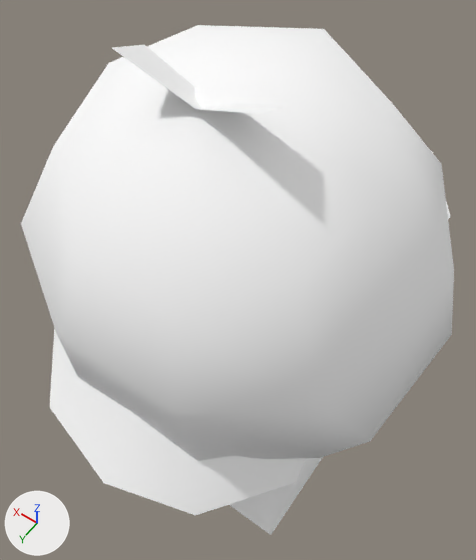
Renders of the glTF model public/3d/item/model__item__room.ofs_2881_0/2881head016_c.gltf from each side of a commit.
The view is the same before and after, from a 50 mm lens placed at (-0.426, 0.631, 1.425), pointed at (0.012, 0.018, 0.461). Every picture has the same lights, and +X, +Y and +Z are marked at lower left. The older version comes first.

The scene before the commit, as lines of its bpy script (objects in view):
```python
mat_c08_hat16 = principled_material('c08_hat16')
mat_c08_hat16.base_color = (1.0, 1.0, 1.0)  # white #ffffff
mat_c08_hat16.roughness = 1.0
mat_mane00_tex = principled_material('mane00_tex')
mat_mane00_tex.base_color = (1.0, 1.0, 1.0)  # white #ffffff
mat_mane00_tex.roughness = 1.0
me_2881head016_c = bpy.data.meshes.new('2881head016_c')
me_2881head016_c.from_pydata(...)  # 75 vertices, 92 faces; spans x -0.363..0.363, y -0.486..0.423, z 0.0..0.974
# faces by material slot: [8, 84]
me_2881head016_c.materials.append(mat_mane00_tex)  # white #ffffff
me_2881head016_c.materials.append(mat_c08_hat16)  # white #ffffff
ob_2881head016_c = bpy.data.objects.new('2881head016_c', me_2881head016_c)
ob_2881head016_c.location = (0.0, 0.0, 0.0)
```
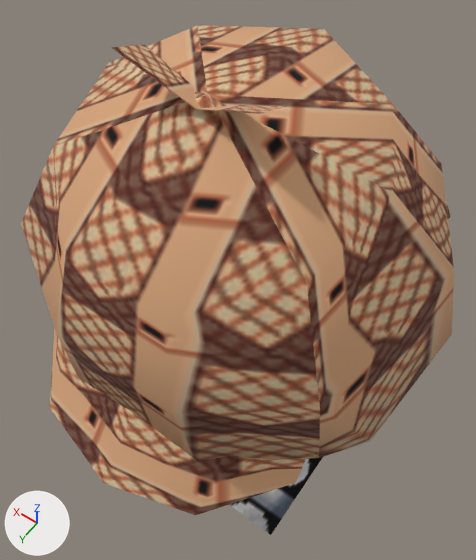
Edits to the bpy script that builds the scene:
```text
Add img_c08_hat:
    img_c08_hat = load_image('c08_hat', '_unpacked/c08_hat', 32, 32, 'sRGB')
Add img_h_mane00:
    img_h_mane00 = load_image('h_mane00', '_unpacked/h_mane00', 32, 32, 'sRGB')
Change mat_mane00_tex:
    remove mat_mane00_tex.base_color = (1.0, 1.0, 1.0)  # white #ffffff
    add mat_mane00_tex.texture = img_h_mane00
Change mat_c08_hat16:
    remove mat_c08_hat16.base_color = (1.0, 1.0, 1.0)  # white #ffffff
    add mat_c08_hat16.texture = img_c08_hat
```

Location of each change, (x1, y1, x2, y2) in pixels of the pictures (476 x 560 px):
'2881head016_c', surface changed (white to brown): (21, 25, 454, 535) in both
